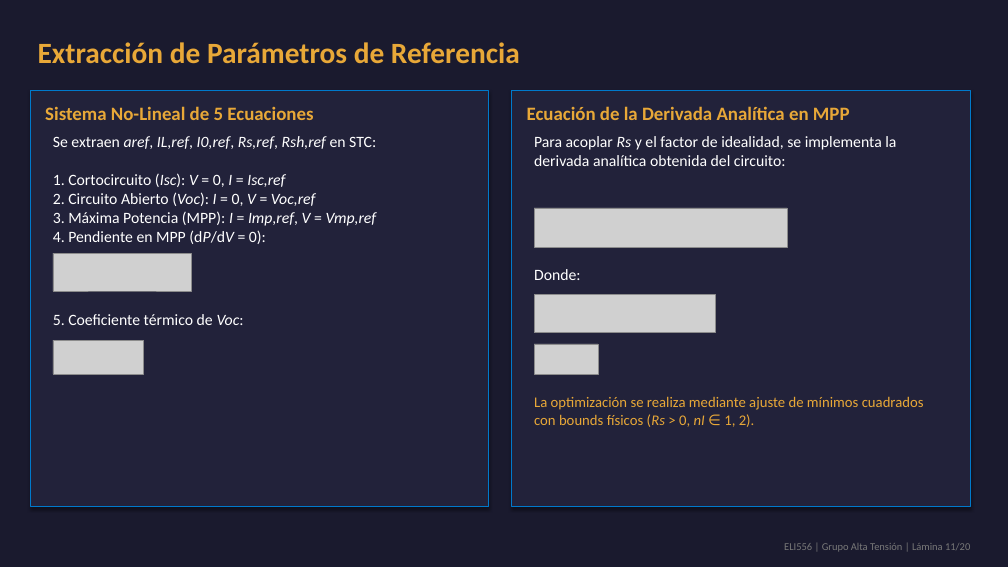
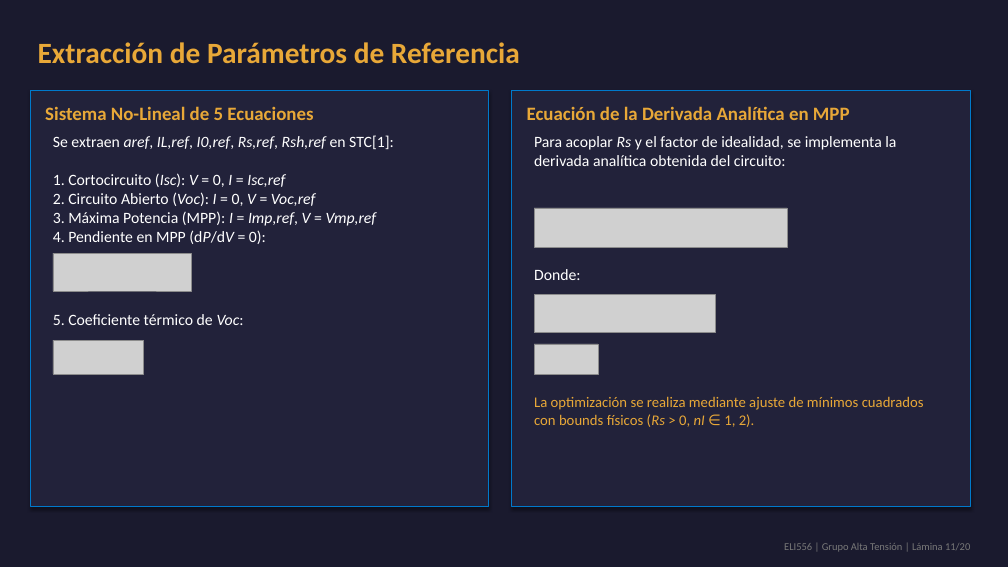
Before and after one commit to theChosen16/t2-paneles, a slide deck: slide 11 of output/Presentacion_Final_ELI556_Atacama.pptx. Drawn at 1008x567 pixels with LibreOffice and Linux fonts; fonts in the diff are those of the drawing; grey boxes stand for pictures. Boxes give left, top, right and bottom in pixels: in the first picture for what was removed or moved away, otherwise in the second. Text is boxed around its words. In the diff, an @@ line names an element or a change of style, - is before the commit and + after.

```diff
--- a/output/Presentacion_Final_ELI556_Atacama.pptx
+++ b/output/Presentacion_Final_ELI556_Atacama.pptx
@@ text at (53, 135, 394, 149): text changed @@
-Se extraen aref, IL,ref, I0,ref, Rs,ref, Rsh,ref en STC:
+Se extraen aref, IL,ref, I0,ref, Rs,ref, Rsh,ref en STC[1]:
```
Also in this commit, not shown: 9 other slides changed, 11 other files.
